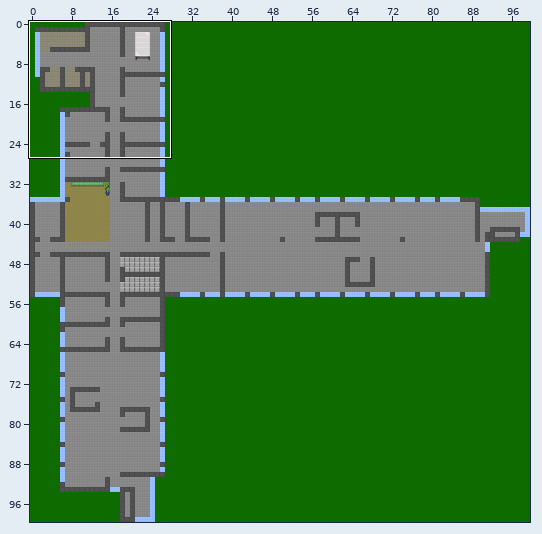
Tiled map -- untitled.tmx. The picture above shows the old version from afar; the outline marks the close-up.
Close-up. Before the edit:
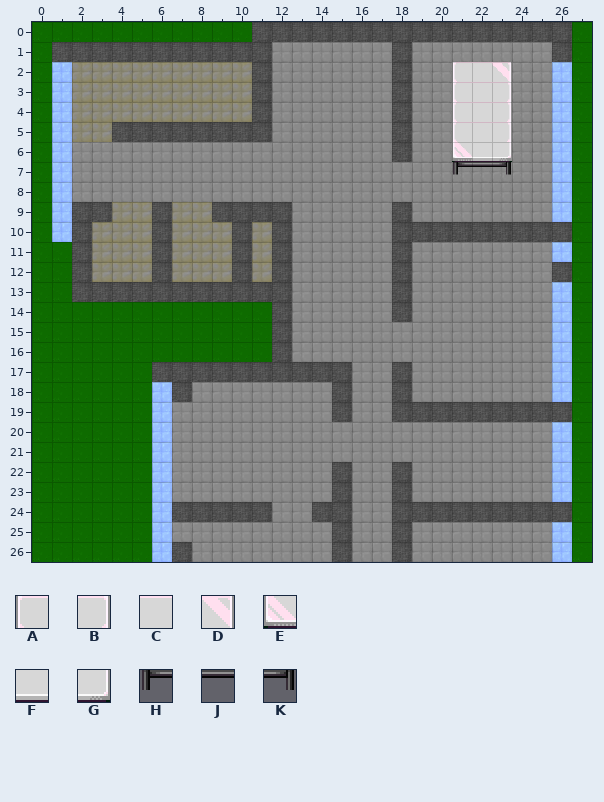
Cells are 32x32 px. Shown: x 0..27, y 0..26. The commit also changed other parts of the map, which this record leaves out.
Key: from "OfficeTiles": A 152, B 152 flipped left-right, C 153, D 154, E 168, F 169, G 170, H 184, J 185, K 186.
_ is an empty cell.
Layers that did not change in this view are not listed.
Layer "moebel" before, first column x 0:
 0 ____________________________
 1 ____________________________
 2 _____________________ACD____
 3 _____________________ACB____
 4 _____________________ACB____
 5 _____________________ACB____
 6 _____________________EFG____
 7 _____________________HJK____
 8 ____________________________
 9 ____________________________
10 ____________________________
11 ____________________________
12 ____________________________
13 ____________________________
14 ____________________________
15 ____________________________
16 ____________________________
17 ____________________________
18 ____________________________
19 ____________________________
20 ____________________________
21 ____________________________
22 ____________________________
23 ____________________________
24 ____________________________
25 ____________________________
26 ____________________________
Once edited:
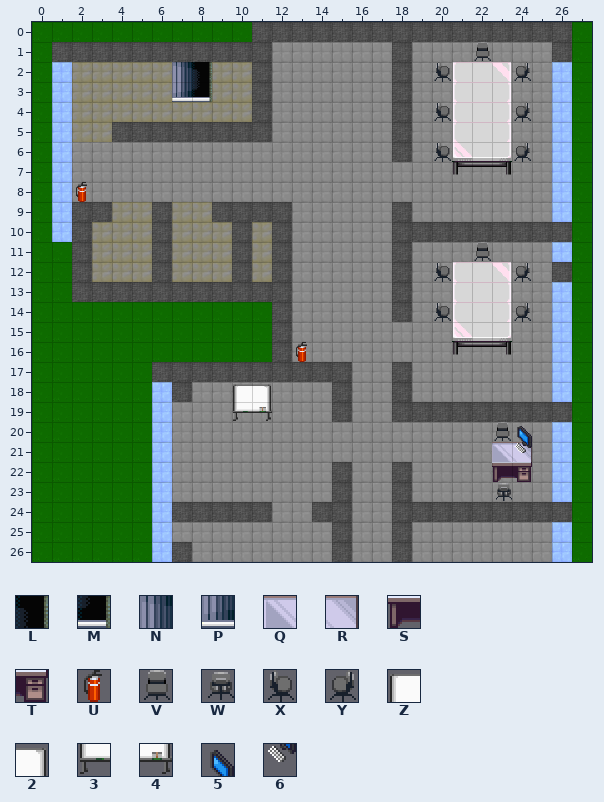
Further tiles: from "OfficeTiles": L 26 turned 90, M 27 turned 90, N 42 turned 90, P 43 turned 90, Q 48, R 49, S 64, T 65, U 97, V 112, W 113, X 114, Y 115, Z 161, 2 162, 3 177, 4 178, 5 190, 6 206.
Tiles of an added or newly shown layer are drawn over the layers below it.
The exact change:
{"where": "layer \"moebel\""}
{"y":1,"x":22,"old":"_","new":"V"}
{"y":2,"x":7,"old":"__","new":"NL"}
{"y":2,"x":20,"old":"_","new":"X"}
{"y":2,"x":24,"old":"_","new":"Y"}
{"y":3,"x":7,"old":"__","new":"PM"}
{"y":4,"x":20,"old":"_","new":"X"}
{"y":4,"x":24,"old":"_","new":"Y"}
{"y":6,"x":20,"old":"_","new":"X"}
{"y":6,"x":24,"old":"_","new":"Y"}
{"y":8,"x":2,"old":"_","new":"U"}
{"y":11,"x":22,"old":"_","new":"V"}
{"y":12,"x":20,"old":"_____","new":"XACDY"}
{"y":13,"x":21,"old":"___","new":"ACB"}
{"y":14,"x":20,"old":"_____","new":"XACBY"}
{"y":15,"x":21,"old":"___","new":"EFG"}
{"y":16,"x":13,"old":"_","new":"U"}
{"y":16,"x":21,"old":"___","new":"HJK"}
{"y":21,"x":23,"old":"__","new":"QR"}
{"y":22,"x":23,"old":"__","new":"ST"}
{"y":23,"x":23,"old":"_","new":"W"}
{"where": "layer \"Shit\" (added)"}
{"y":18,"x":10,"old":"__","new":"Z2"}
{"y":19,"x":10,"old":"__","new":"34"}
{"y":20,"x":23,"old":"__","new":"V5"}
{"y":21,"x":24,"old":"_","new":"6"}
